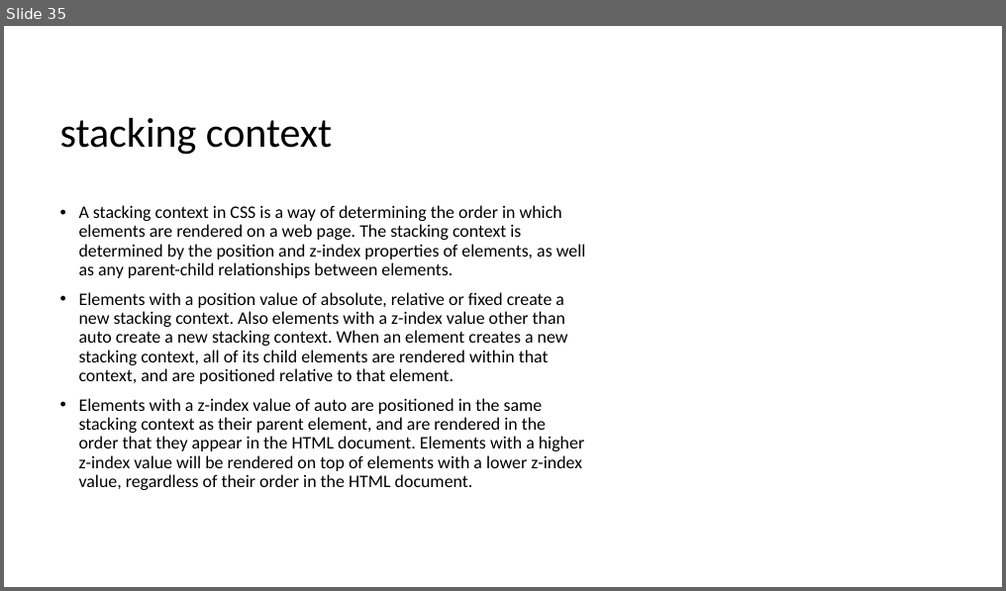
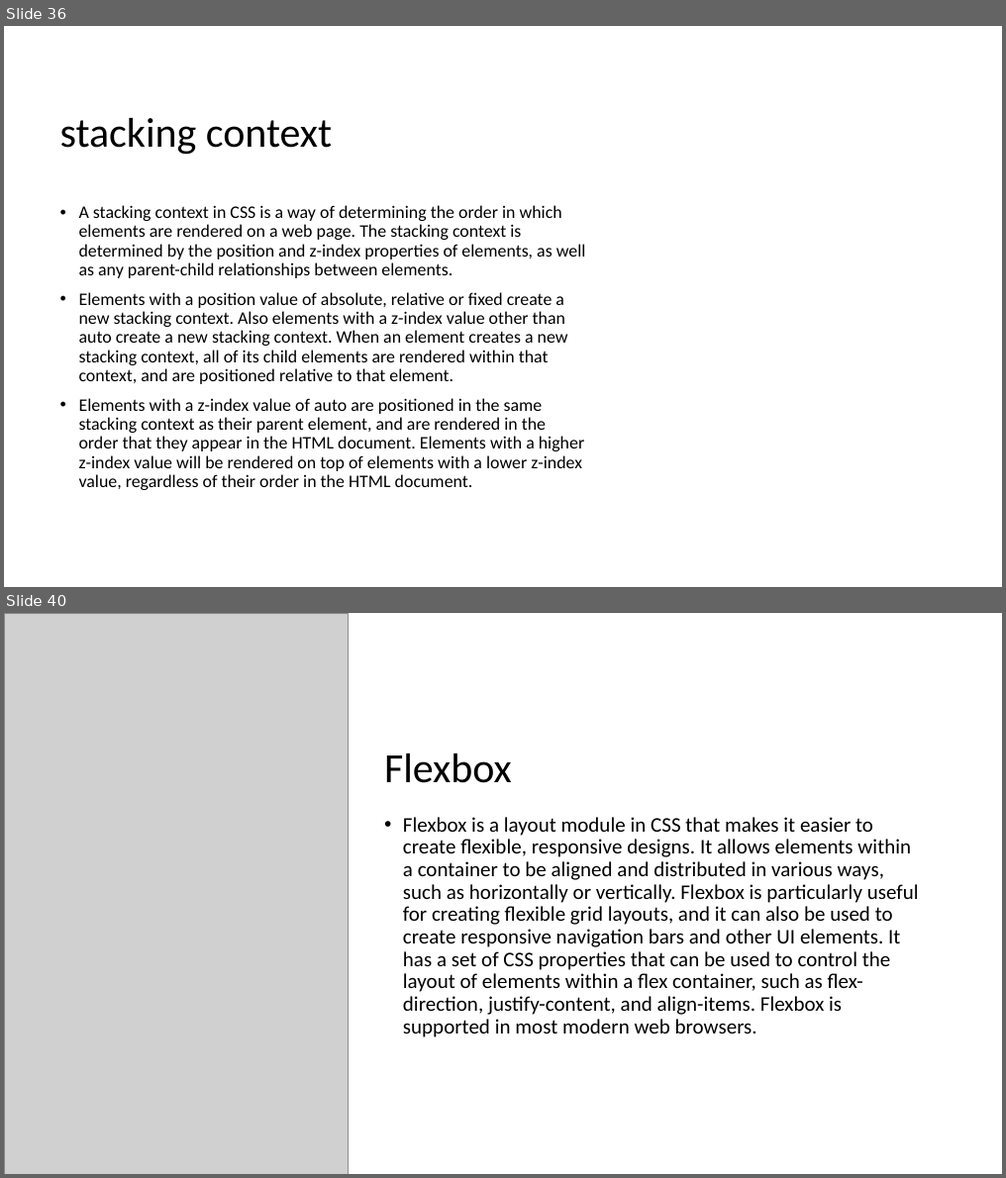
Before and after one commit to 1shaked/full-stack, a slide deck: 4ass/main4.pptx. Shown one above the other, each under a label of ours: slide 35 before the commit, slides 36 and 40 after it; the slides between them are not shown. The pictures are 1006x591 and 1006x1178 pixels, drawn with LibreOffice and Linux fonts; fonts in the diff are those of the drawing; grey boxes stand for pictures; background and template pictures are left out. Boxes give left, top, right and bottom in pixels: in the first picture for what was removed or moved away, otherwise in the second. Text is boxed around its words. In the diff, an @@ line names an element or a change of style, - is before the commit and + after.

```diff
--- a/4ass/main4.pptx
+++ b/4ass/main4.pptx
@@ slide 40 added at [4, 613, 1002, 1174], background #FFFFFF @@
@@ picture added at [4, 613, 348, 1174] @@
@@ title added at [384, 754, 512, 783], 40 pt, text #000000 @@
+Flexbox
@@ text added at [403, 817, 919, 1038], 20 pt, text #000000 @@
+• Flexbox is a layout module in CSS that makes it easier to create flexible, responsive designs. It allows elements within a container to be aligned and distributed in various ways, such as horizontally or vertically. Flexbox is particularly useful for creating flexible grid layouts, and it can also be used to create responsive navigation bars and other UI elements. It has a set of CSS properties that can be used to control the layout of elements within a flex container, such as flex-direction, justify-content, and align-items. Flexbox is supported in most modern web browsers.
@@ what was slide 35 is now slide 36 @@
```
Also in this commit, not shown: 2 slides changed, 6 other slides added, 20 other files.
